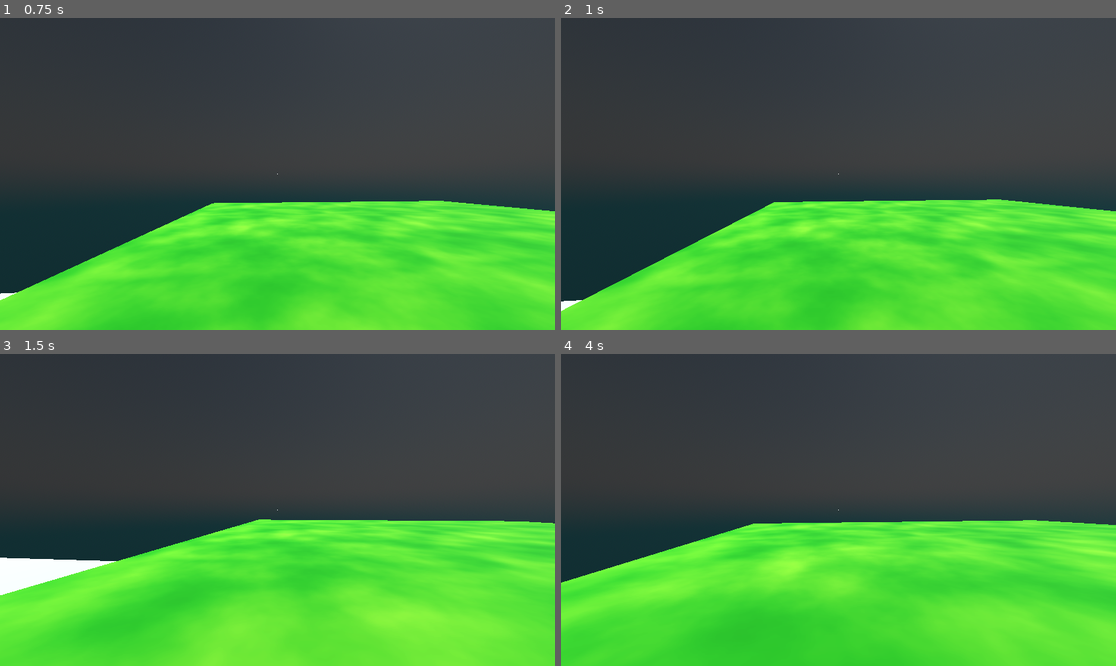
Above: before the commit, frames 1-4 (two rows, left to right).
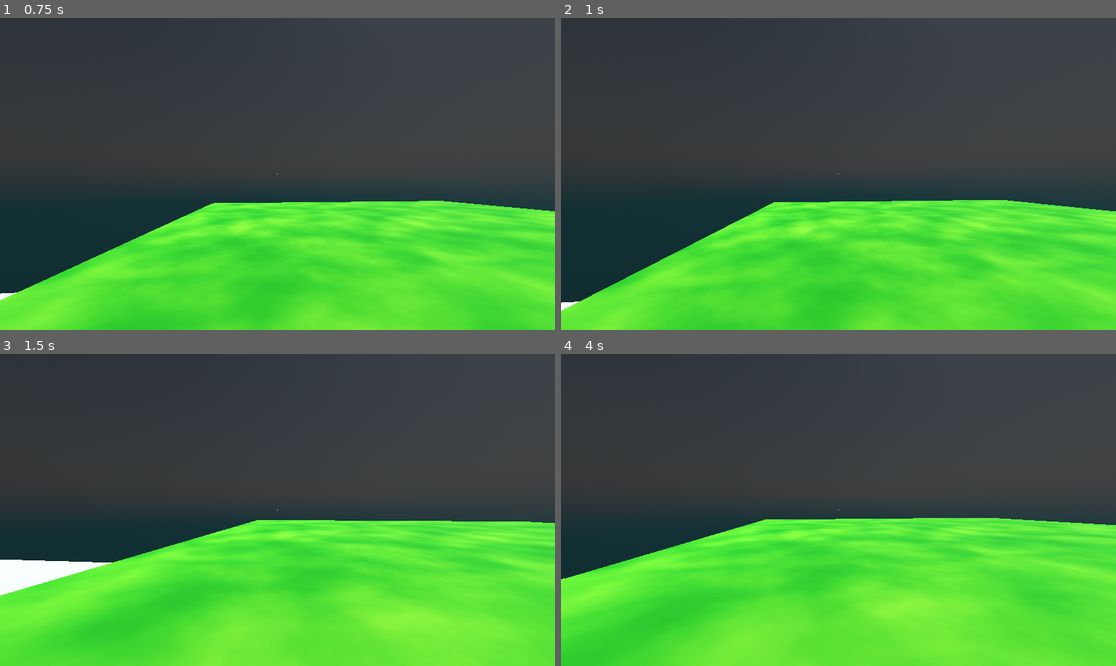
Above: after the commit, the same moments.

Repository: LaytonGB/hacksussex-hackathon-2026-game
Game: Godot game, scene res://test_world.tscn
Same seed, same stepped clock (60 frames per second), same inputs: the game is played once before the commit and once after it. The project has no main scene, so this scene is started directly.
Inputs (mouse positions are in pixels of both pictures, inside the frame that each line leads up to):
- Up to frame 1 (0.75 s): tap Enter (ui_accept) at 0.5 s; move the mouse to (305, 174) at 0.52 s; hold Up (ui_up) from 0.53 s (still down); tap C (crouch) at 0.6 s
- Up to frame 2 (1 s): keep holding Up (ui_up); tap Enter (ui_accept) at 0.77 s; tap Shift (sprint) at 0.8 s
- Up to frame 3 (1.5 s): keep holding Up (ui_up); tap Enter (ui_accept) at 1.07 s; move the mouse to (249, 510) at 1.27 s; tap Shift (sprint) at 1.35 s
- Up to frame 4 (4 s): keep holding Up (ui_up); tap Enter (ui_accept) at 1.52, 1.55, 1.82, 2.1, 3.02, 3.32, 3.77, 3.8 s; move the mouse to (849, 503) at 2.02 s; tap C (crouch) at 2.3, 2.85 s; move the mouse to (832, 516) at 2.77 s; tap Shift (sprint) at 3.05, 3.6 s; move the mouse to (877, 513) at 3.52 s

Frame 1 is identical in both runs. In frame 2, less than 0.1% of the frame differs, in the area x 0-99%, y 58-94%; in frame 3, 0.2%; in frame 4, 20%, in the area x 0-100%, y 52-100%.

Commit message:
character: add keybinds

Diff:
--- a/Scenes/Character/character.tscn
+++ b/Scenes/Character/Character.tscn
@@ -390,6 +390,16 @@
 JUMP_ANIMATION = NodePath("Head/JumpAnimation")
 CROUCH_ANIMATION = NodePath("CrouchAnimation")
 COLLISION_MESH = NodePath("Collision")
+controls = {
+&"BACKWARD": "move_down",
+&"CROUCH": "crouch",
+&"FORWARD": "move_up",
+&"JUMP": "ui_accept",
+&"LEFT": "move_left",
+&"PAUSE": "ui_cancel",
+&"RIGHT": "move_right",
+&"SPRINT": "sprint"
+}
 
 [node name="Mesh" type="MeshInstance3D" parent="." unique_id=544888690]
 transform = Transform3D(1, 0, 0, 0, 1, 0, 0, 0, 1, 0, 1, 0)
--- a/test_world.tscn
+++ b/test_world.tscn
@@ -1,6 +1,6 @@
 [gd_scene format=3 uid="uid://cs4drhmc1bql5"]
 
-[ext_resource type="PackedScene" uid="uid://cc1m2a1obsyn4" path="res://Scenes/Character/character.tscn" id="1_e18vq"]
+[ext_resource type="PackedScene" uid="uid://cc1m2a1obsyn4" path="res://Scenes/Character/Character.tscn" id="1_e18vq"]
 
 [sub_resource type="PhysicalSkyMaterial" id="PhysicalSkyMaterial_edcox"]
 ground_color = Color(0.160784, 0.815686, 0.905882, 1)
